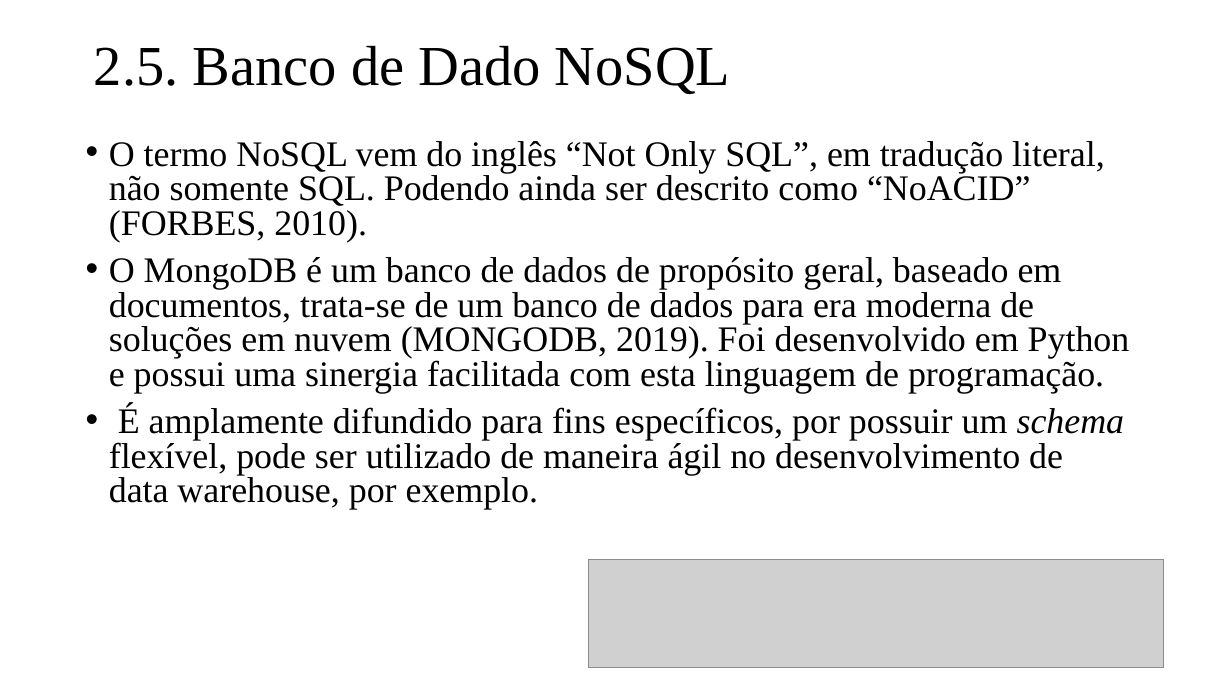
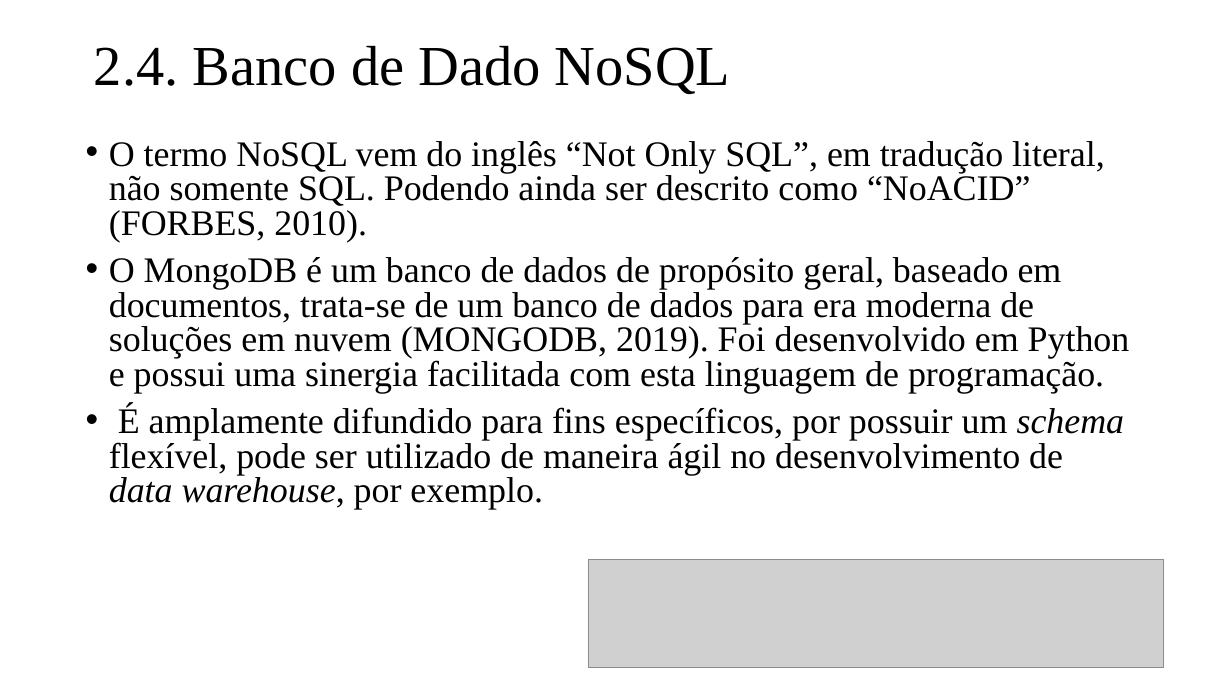
Before and after one commit to cesaraugusto98/TG, a slide deck: slide 10 of Documentacao/Apresentação TG - QuizFATEC.pptx (slide 11 before the commit). Drawn at 1232x693 pixels with LibreOffice and Linux fonts; fonts in the diff are those of the drawing; grey boxes stand for pictures. Boxes give left, top, right and bottom in pixels: in the first picture for what was removed or moved away, otherwise in the second. Text is boxed around its words. In the diff, an @@ line names an element or a change of style, - is before the commit and + after.

```diff
--- a/Documentacao/Apresentação TG - QuizFATEC.pptx
+++ b/Documentacao/Apresentação TG - QuizFATEC.pptx
@@ title at [94,45,731,94]: text changed @@
-2.5. Banco de Dado NoSQL
+2.4. Banco de Dado NoSQL
@@ text at [109,405,1125,510]: italic on in "data warehouse," @@
```
Also in this commit, not shown: 6 other slides changed, 6 other files.
